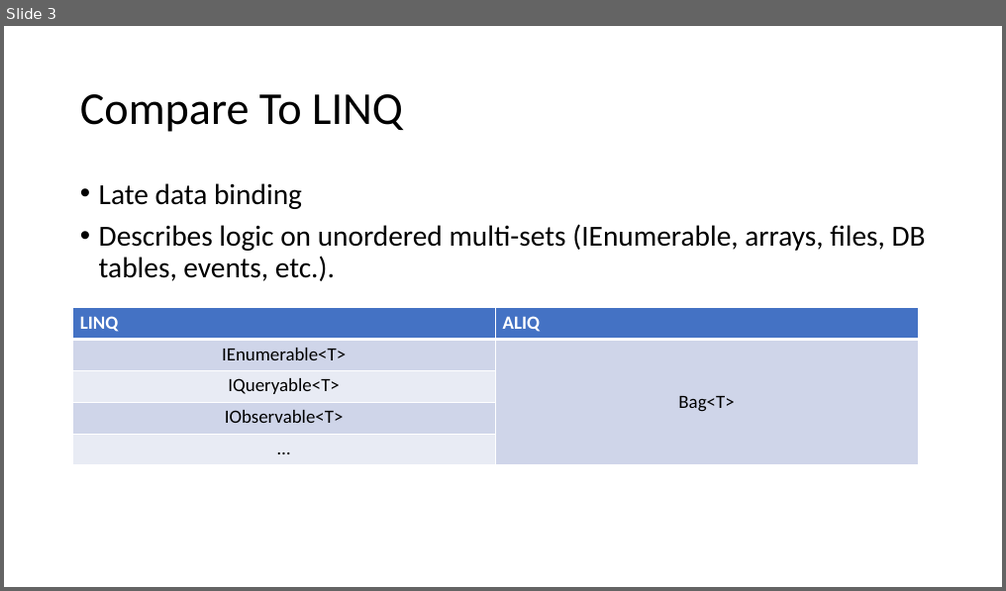
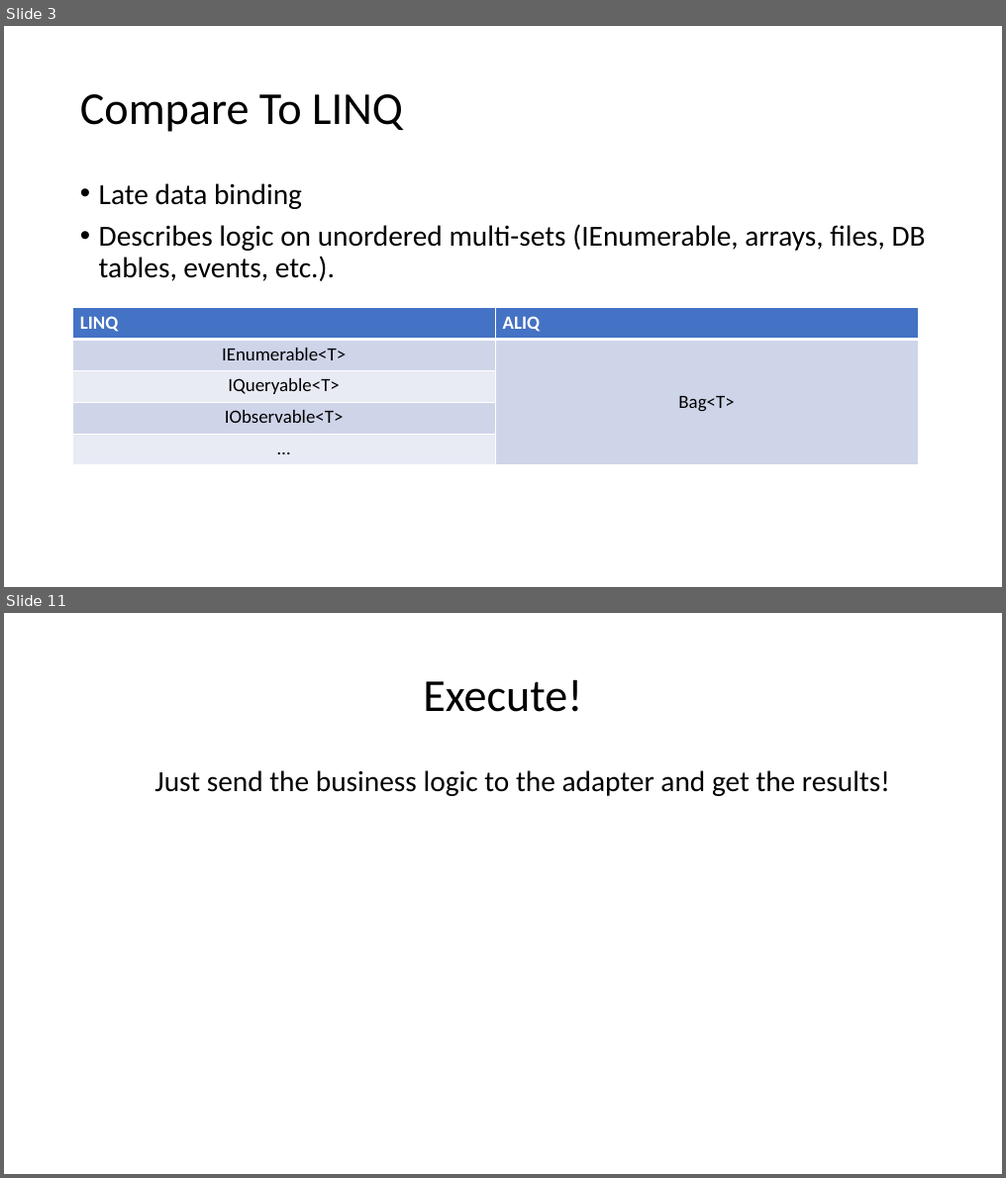
Before and after one commit to aliq-lang/aliq-dotnet, a slide deck: aliq.pptx. Shown one above the other, each under a label of ours: slide 3 before the commit, slides 3 and 11 after it; the slides between them are not shown. The pictures are 1006x591 and 1006x1178 pixels, drawn with LibreOffice and Linux fonts; fonts in the diff are those of the drawing. Boxes give left, top, right and bottom in pixels: in the first picture for what was removed or moved away, otherwise in the second. Text is boxed around its words. In the diff, an @@ line names an element or a change of style, - is before the commit and + after.

```diff
--- a/aliq.pptx
+++ b/aliq.pptx
@@ slide 11 added at bbox=[4, 613, 1002, 1174], background #FFFFFF @@
@@ title added at bbox=[423, 679, 582, 712], 44 pt, text #000000 @@
+Execute!
@@ text added at bbox=[154, 770, 890, 796], 28 pt, text #000000 @@
+Just send the business logic to the adapter and get the results!
```
Also in this commit, not shown: 8 other slides added, 1 slide removed, 1 other file.
